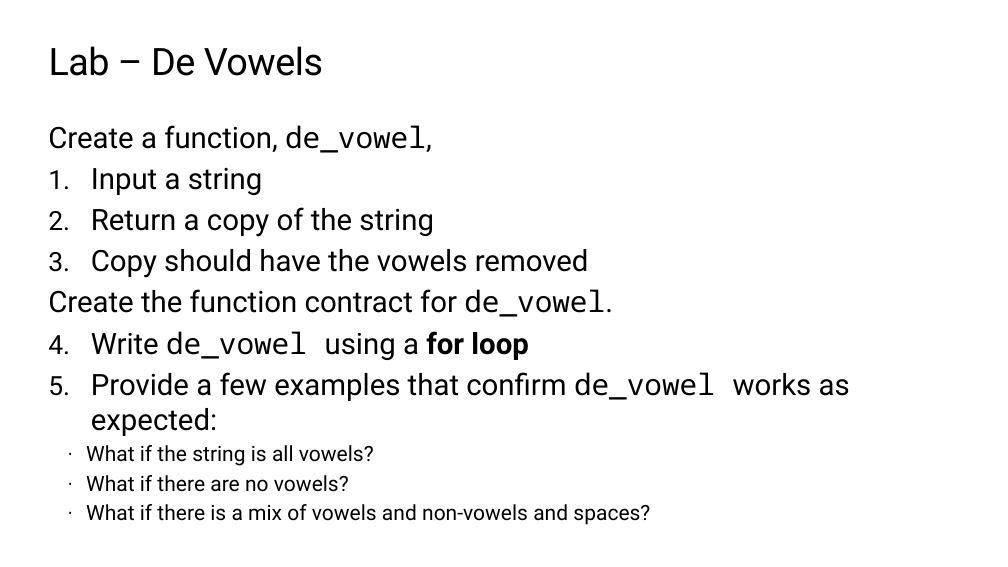
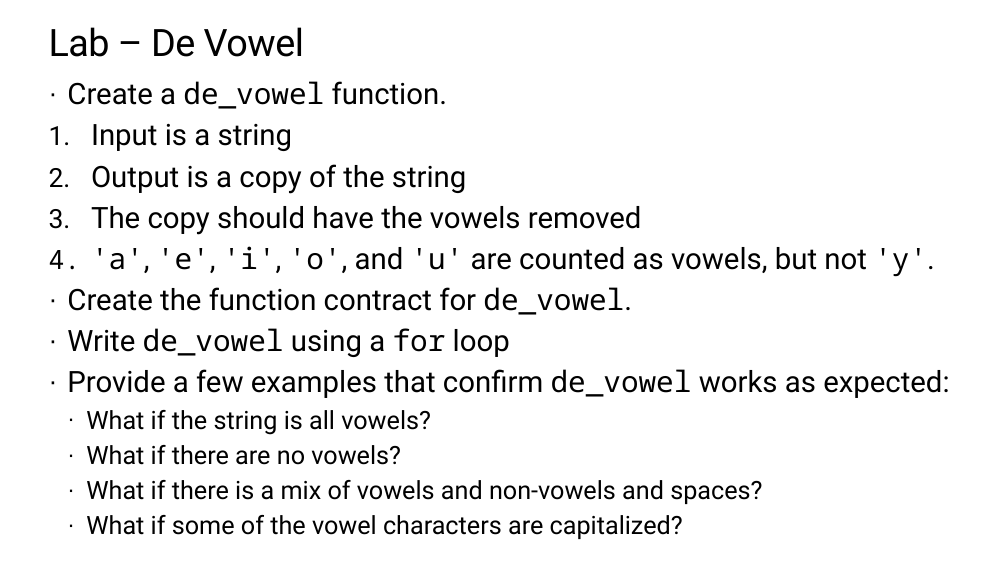
Before and after one commit to TEALSK12/2nd-semester-introduction-to-computer-science, a slide deck: slide 13 of units/4_unit/slidedecks/Intro Python 4.01 TEALS.pptx (slide 12 before the commit). Drawn at 1008x567 pixels with LibreOffice and Linux fonts; fonts in the diff are those of the drawing; background and template pictures are left out. Boxes give left, top, right and bottom in pixels: in the first picture for what was removed or moved away, otherwise in the second. Text is boxed around its words. In the diff, an @@ line names an element or a change of style, - is before the commit and + after.

Commit message:
Unit 4 copy-editing, round 1

```diff
--- a/units/4_unit/slidedecks/Intro Python 4.01 TEALS.pptx
+++ b/units/4_unit/slidedecks/Intro Python 4.01 TEALS.pptx
@@ title at box(49, 27, 304, 57): text changed @@
-Lab – De Vowels
+Lab – De Vowel
@@ text "Create a de_vowel function.": place and size @@
-text "Create a de_vowel function." at box(48, 125, 850, 525)
+text "Create a de_vowel function." at box(67, 81, 949, 539)
@@ text at box(67, 81, 935, 277): text changed @@
-Create a function, de_vowel,
-1. Input a string
-2. Return a copy of the string
-3. Copy should have the vowels removed
+· Create a de_vowel function.
+1. Input is a string
+2. Output is a copy of the string
+3. The copy should have the vowels removed
+4. 'a', 'e', 'i', 'o', and 'u' are counted as vowels, but not 'y'.
@@ text at box(67, 287, 949, 504): font Roboto to Noto Sans Mono in "for"; bold off in "for loop"; size 20 to 24 pt in "What if the string is all vowels?", "What if there are no vowels?", "What if there is a mix of ..."; bullet none to ·; bullet 1. to · @@
@@ text at box(86, 515, 683, 539): paragraph added @@
+  · What if some of the vowel characters are capitalized?
```
Also in this commit, not shown: 8 other slides changed, 1 slide added, 23 other files.
